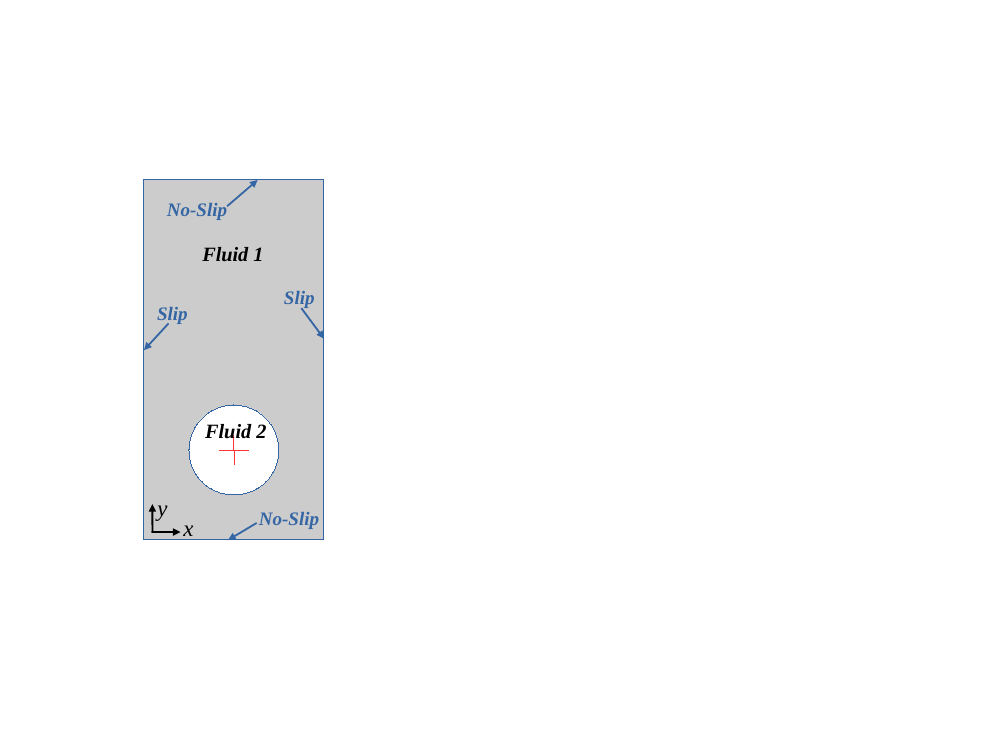
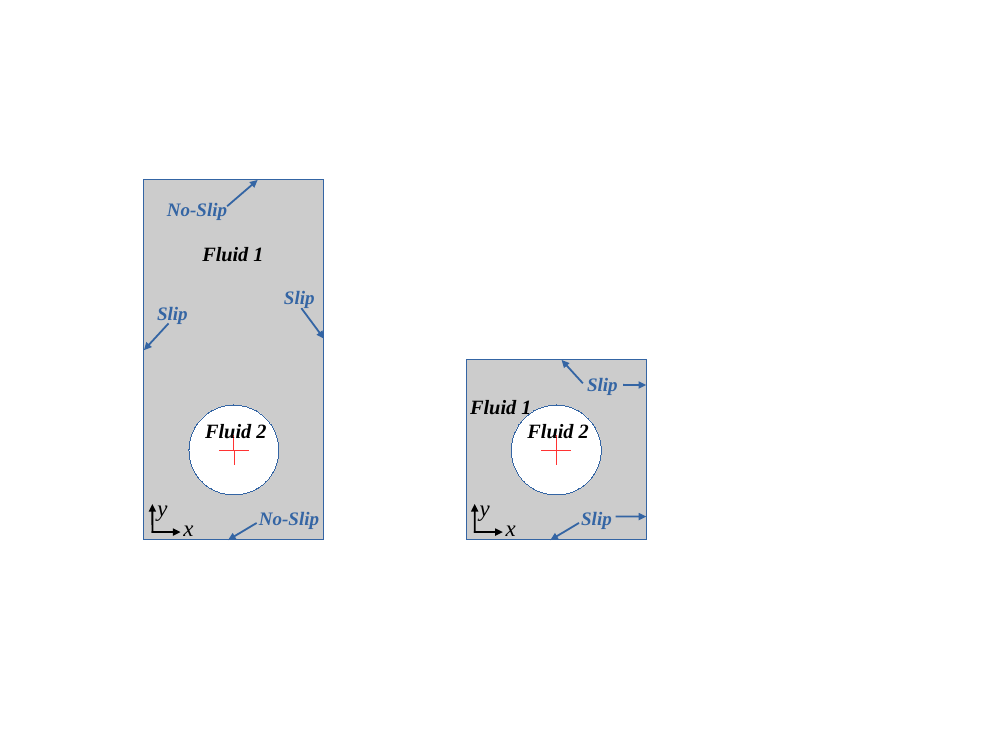
Before and after one commit to marwahaha/OE-2018-Paper_Hysing_benchmark, a slide deck: slide 1 of figures/figures.odp. Drawn at 1008x756 pixels with LibreOffice and Linux fonts; fonts in the diff are those of the drawing. Boxes give left, top, right and bottom in pixels: in the first picture for what was removed or moved away, otherwise in the second. Text is boxed around its words. In the diff, an @@ line names an element or a change of style, - is before the commit and + after.

```diff
--- a/figures/figures.odp
+++ b/figures/figures.odp
@@ rectangle added at box(466, 360, 647, 541), fill #CCCCCC, outline #3465A4 0 pt @@
@@ arrow added from (583, 383) to (562, 360), #3465A4 1.42 pt @@
@@ text added at box(587, 378, 618, 395), 15 pt, text #3465A4, bold, italic @@
+Slip
@@ arrow added from (624, 385) to (647, 385), #3465A4 1.42 pt @@
@@ text added at box(470, 400, 531, 419), 16 pt, text #000000, bold, italic @@
+Fluid 1
@@ ellipse added at box(511, 405, 601, 495), fill #FFFFFF, outline #3465A4 0 pt @@
@@ text added at box(527, 424, 589, 443), 16 pt, text #000000, bold, italic @@
+Fluid 2
@@ line added from (556, 435) to (556, 465), #FF3333 0 pt @@
@@ line added from (542, 450) to (571, 450), #FF3333 0 pt @@
@@ arrow added from (475, 533) to (475, 504), #000000 1.42 pt @@
@@ text added at box(480, 505, 490, 521), 18 pt, text #000000, italic @@
+y
@@ arrow added from (474, 532) to (503, 532), #000000 1.42 pt @@
@@ text added at box(506, 525, 516, 541), 18 pt, text #000000, italic @@
+x
@@ arrow added from (579, 523) to (551, 541), #3465A4 1.42 pt @@
@@ text added at box(581, 512, 612, 529), 15 pt, text #3465A4, bold, italic @@
+Slip
@@ arrow added from (616, 517) to (647, 517), #3465A4 1.42 pt @@
```
Also in this commit, not shown: 11 other files.
